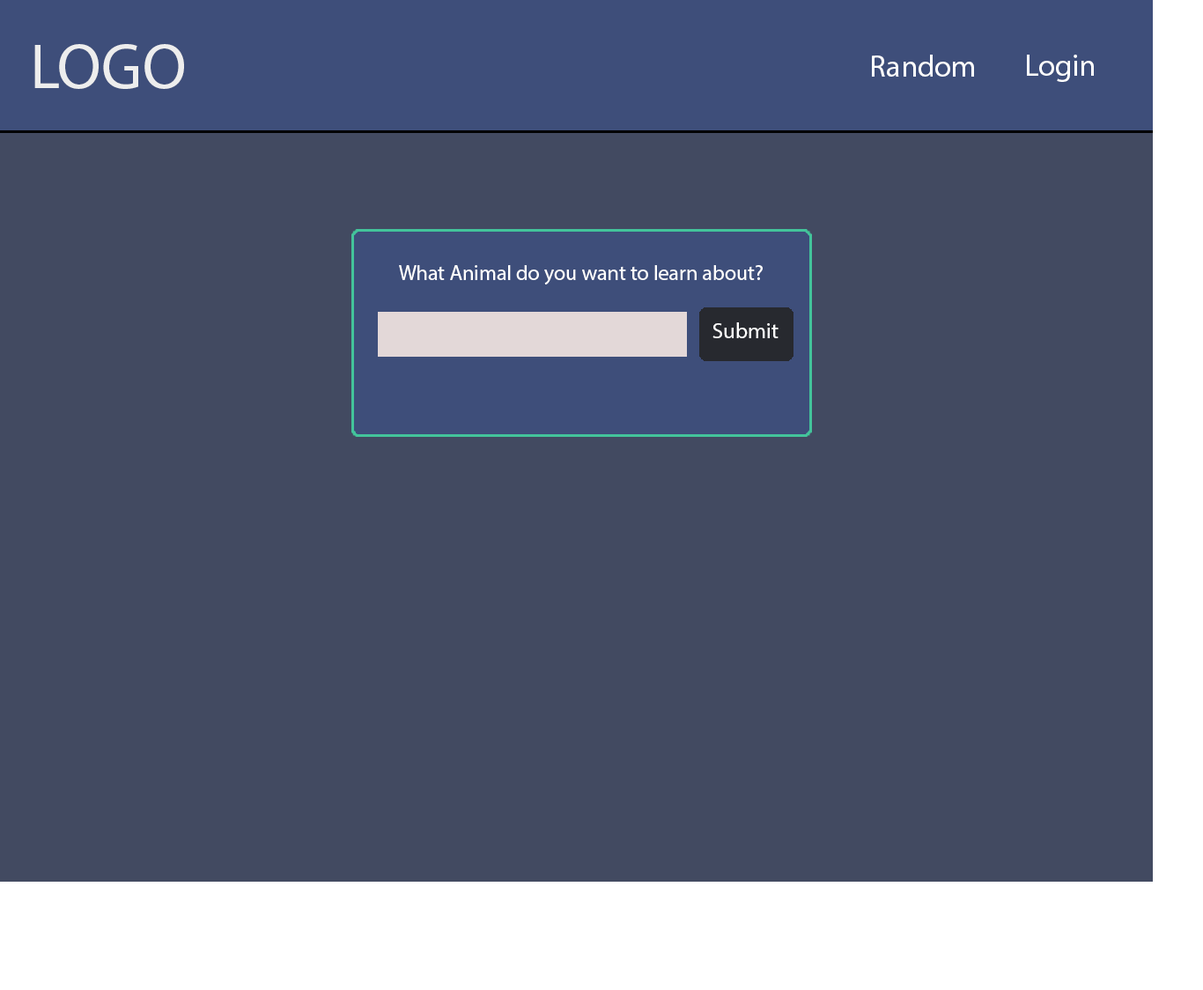
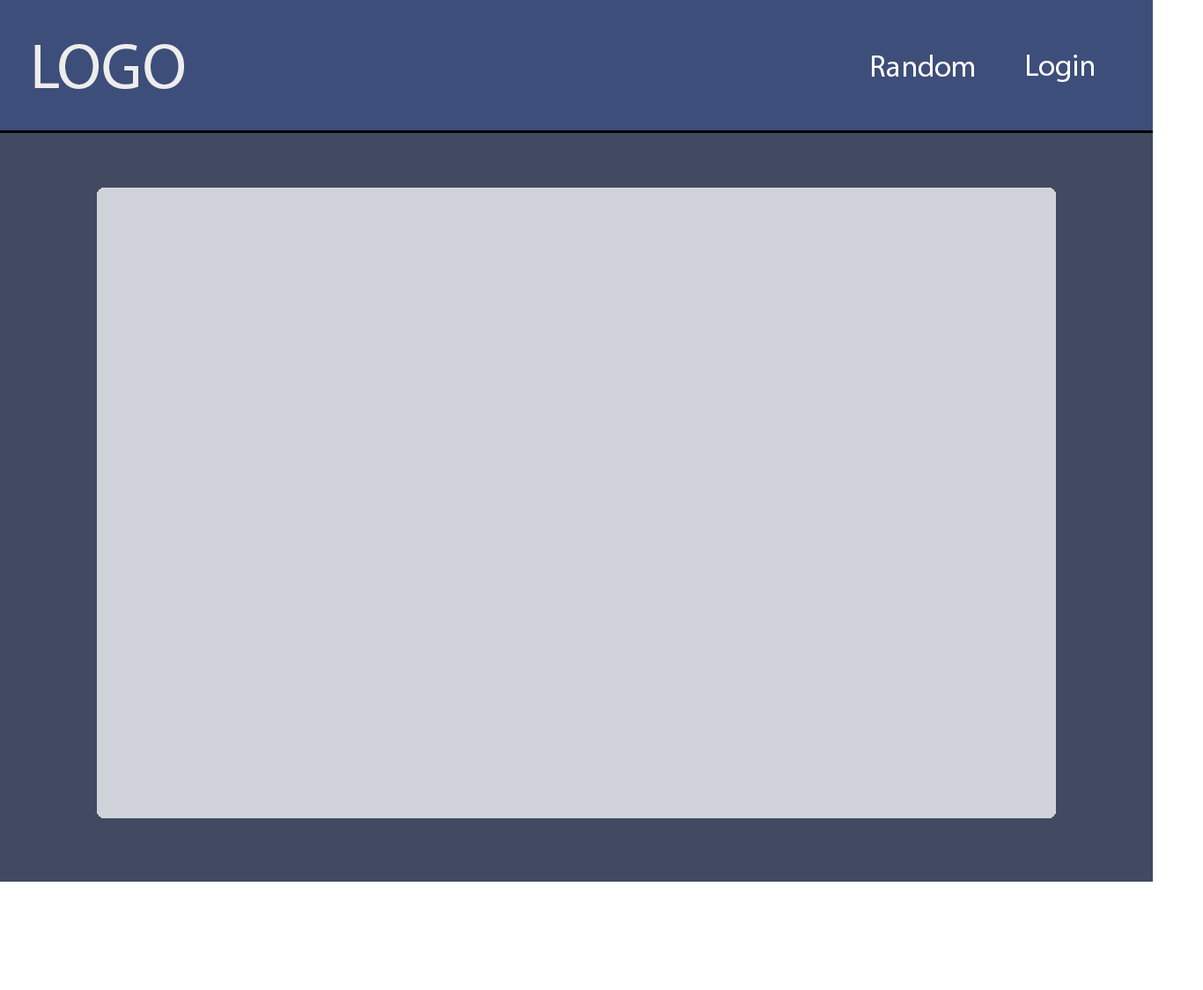
Revision of a layered 1203×990 image; what changed, layer by layer:
removed layer "What Animal do you want to learn about?" from group "Artboard 1" over [399, 265, 763, 285]
removed layer "Submit" from group "Artboard 1" over [712, 322, 779, 339]
removed layer "Rounded Rectangle 2" from group "Artboard 1" over [699, 307, 794, 362]
removed layer "Layer 4" from group "Artboard 1" over [377, 311, 688, 357]
painted on "Rounded Rectangle 1" over [96, 187, 1057, 819]
